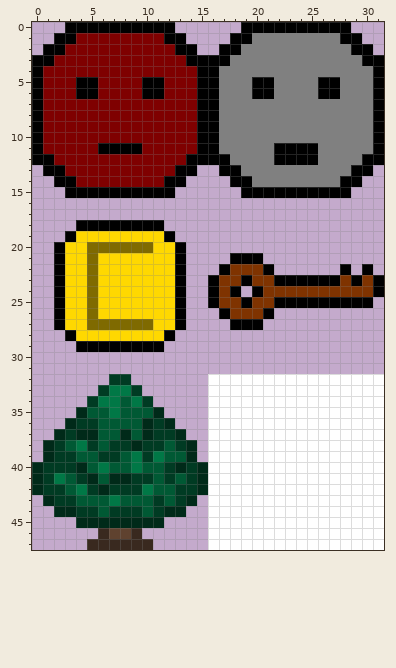
File history of a pixel-art sprite, assets/Untitled.png. Above, as it was before the edit.
The file is 32x48 pixels.
The same view after the edit:
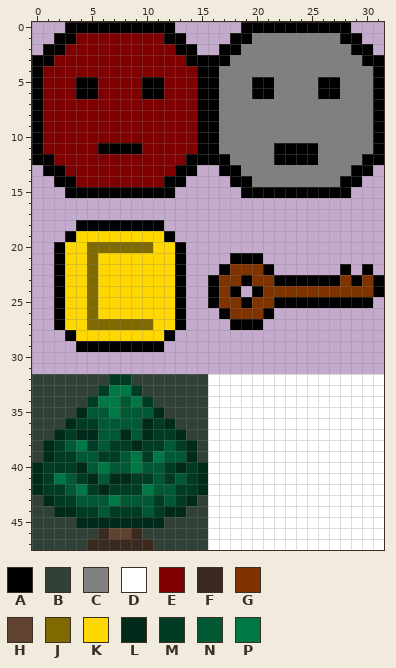
Palette (. is transparent): A #000000  B #324137  C #808080  D #ffffff  E #7f0000  F #39291f  G #7f3300  H #5f422f  J #7f6a00  K #ffd800  L #002a19  M #003b23  N #005934  P #007846
Changes in this commit:
Colour B is added in row 32 at x 0 to 6 and 9 to 15; in row 33 at x 0 to 5 and 10 to 15; in row 34 at x 0 to 4 and 11 to 15; in row 35 at x 0 to 3 and 12 to 15; in row 36 at x 0 to 2 and 13 to 15; in row 37 at x 0 to 1 and 14 to 15.
Colour B is added in rows 38 to 39 at x 0 and 15; in row 43 at x 0 and 15; in row 44 at x 0 to 1 and 14 to 15; in row 45 at x 0 to 3 and 12 to 15; in row 46 at x 0 to 5 and 10 to 15; in row 47 at x 0 to 4 and 11 to 15.
Where, in picture pixels (left, top, right, bottom), the same in both pictures:
added: (32, 374, 208, 550)
